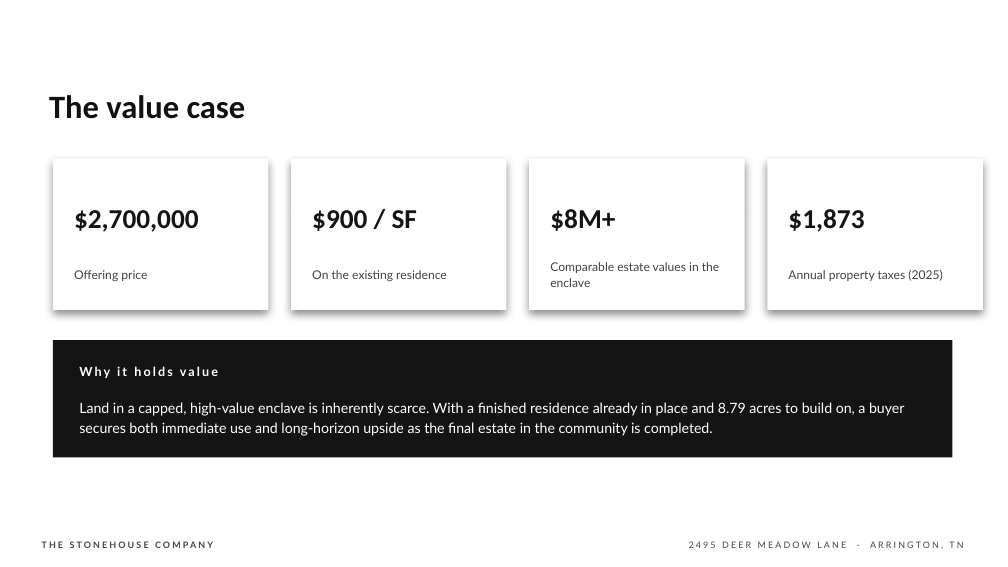
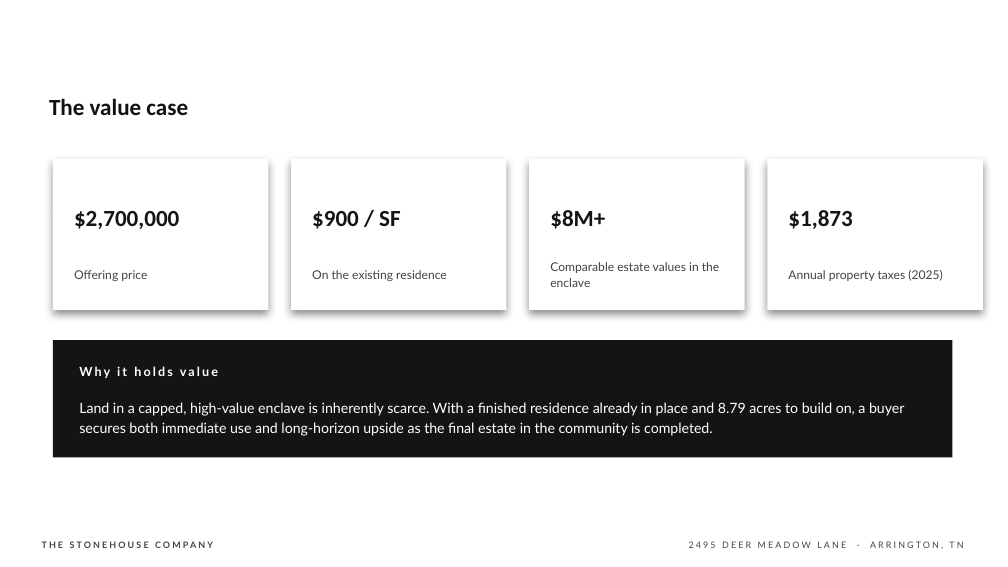
Before and after one commit to The-Stonehouse-Company/Dashboard, a slide deck: slide 33 of assets/listings/2495-deer-meadow-ln/showcase-deck.pptx. Drawn at 1008x567 pixels with LibreOffice and Linux fonts; fonts in the diff are those of the drawing. Boxes give left, top, right and bottom in pixels: in the first picture for what was removed or moved away, otherwise in the second. Text is boxed around its words. In the diff, an @@ line names an element or a change of style, - is before the commit and + after.

```diff
--- a/assets/listings/2495-deer-meadow-ln/showcase-deck.pptx
+++ b/assets/listings/2495-deer-meadow-ln/showcase-deck.pptx
@@ text "The value case" at (x1=49, y1=98, x2=188, y2=115): size 31 to 22 pt @@
@@ size 26 to 22 pt in 4 elements at (x1=74, y1=211, x2=179, y2=229), (x1=312, y1=211, x2=400, y2=229), (x1=550, y1=210, x2=605, y2=229), (x1=788, y1=210, x2=852, y2=229) @@
```
Also in this commit, not shown: 11 other slides changed, 2 other files.
